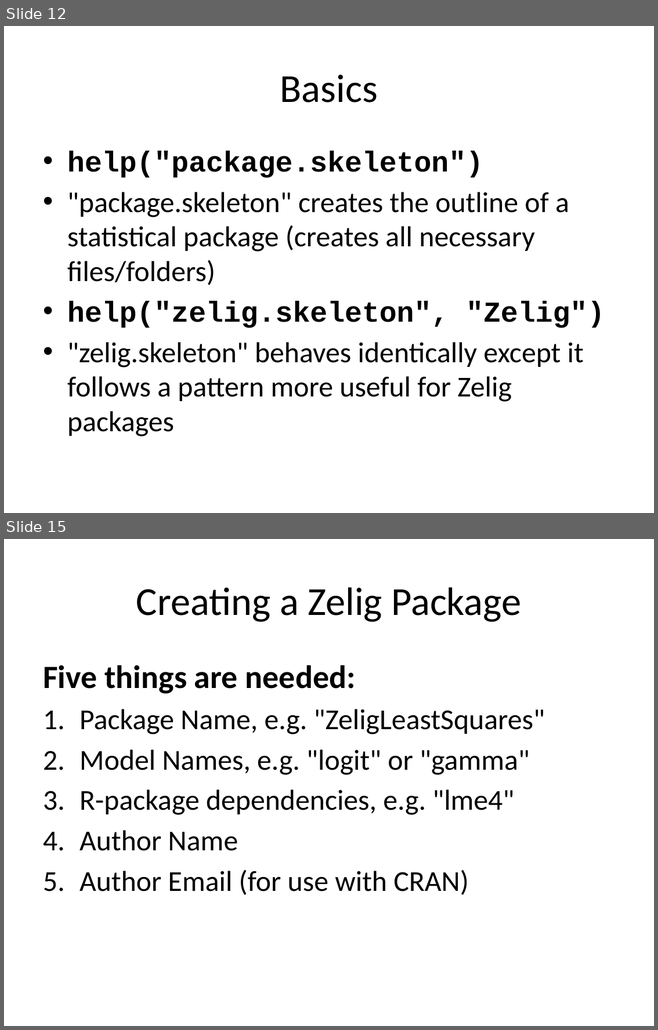
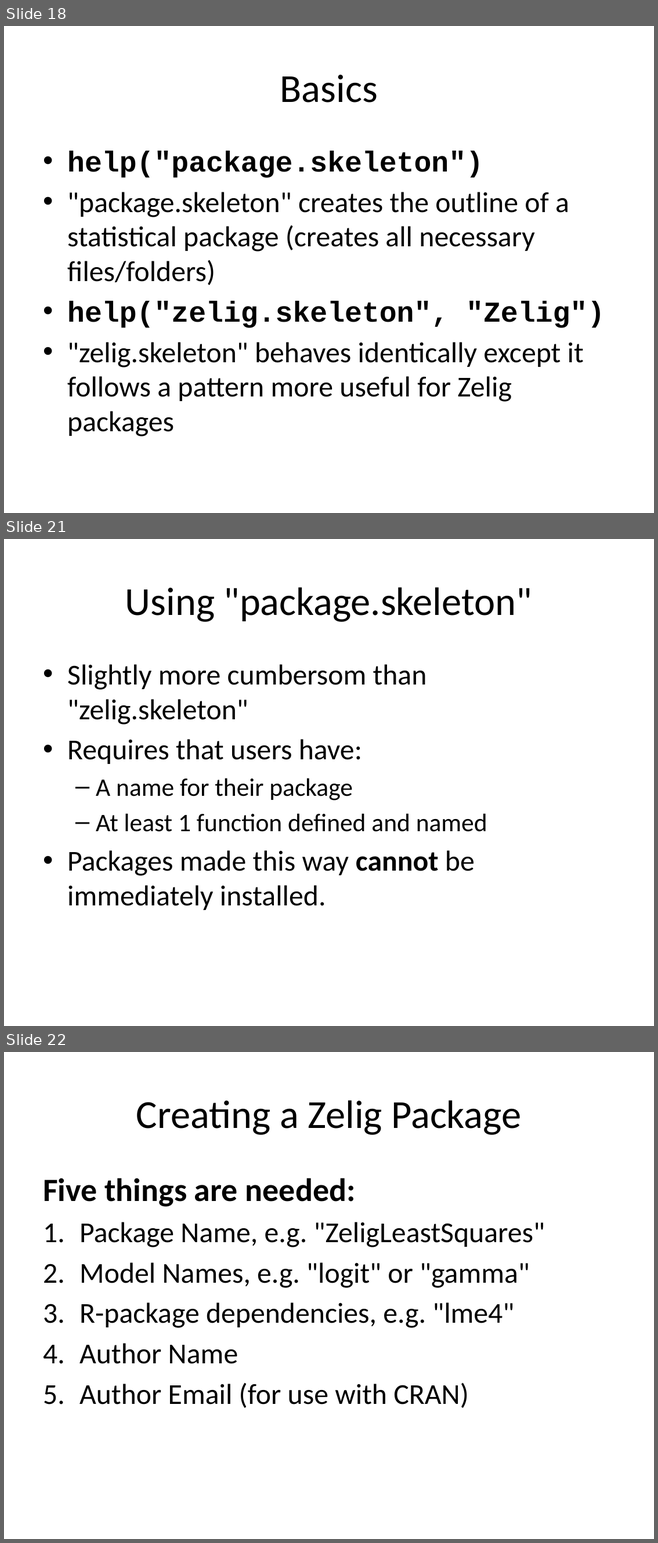
Before and after one commit to IQSS/Zelig4-Documentation, a slide deck: January-Class/Zelig_1_regressions.pptx. Shown one above the other, each under a label of ours: slides 12 and 15 before the commit, slides 18, 21 and 22 after it; the slides between them are not shown. The pictures are 658x1030 and 658x1543 pixels, drawn with LibreOffice and Linux fonts; fonts in the diff are those of the drawing. Boxes give left, top, right and bottom in pixels: in the first picture for what was removed or moved away, otherwise in the second. Text is boxed around its words. In the diff, an @@ line names an element or a change of style, - is before the commit and + after.

```diff
--- a/January-Class/Zelig_1_regressions.pptx
+++ b/January-Class/Zelig_1_regressions.pptx
@@ slide 21 added at (4,539,654,1026), background #FFFFFF @@
@@ title added at (125,587,532,622), 44 pt, text #000000 @@
+Using "package.skeleton"
@@ text added at (67,664,487,910), 32 pt, text #000000 @@
+• Slightly more cumbersom than "zelig.skeleton"
+• Requires that users have:
+  – A name for their package
+  – At least 1 function defined and named
+• Packages made this way cannot be immediately installed.
@@ what was slide 12 is now slide 18 @@
@@ what was slide 15 is now slide 22 @@
```
Also in this commit, not shown: 2 slides changed, 6 other slides added.
